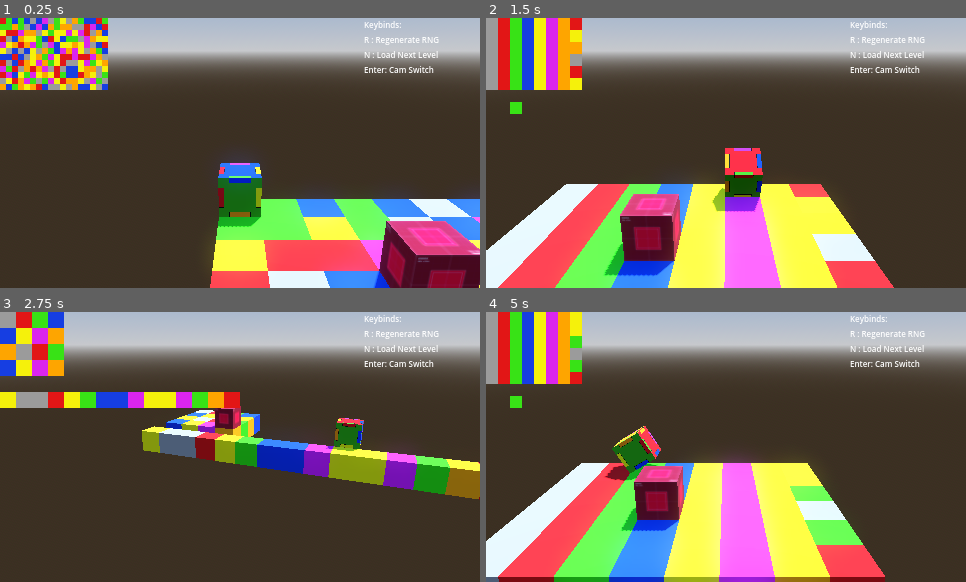
Above: before the commit, frames 1-4 (two rows, left to right).
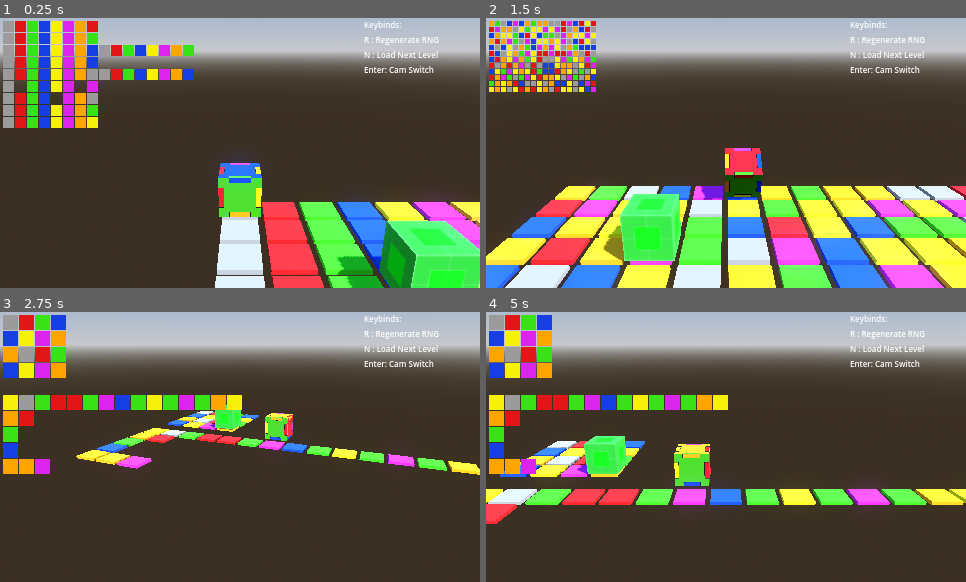
Above: after the commit, the same moments.

Repository: garrettjwilke/cu-on-pa
Game: Godot game, scene res://scenes/3d/game_base.tscn
Two runs of this game, one before a commit and one after it. Both use one fixed random seed, a clock stepped at 60 frames per second and the inputs below.
Inputs:
- Up to frame 1 (0.25 s): no input
- Up to frame 2 (1.5 s): tap Enter (ui_accept) at 0.5, 0.77 s; hold D (right) 0.53-1.28 s; tap N (level_next) at 0.6, 1.35 s; hold S (back) from 1.28 s (still down)
- Up to frame 3 (2.75 s): tap Enter (ui_accept) at 1.52 s; release S (back) at 2.03 s; hold D (right) from 2.03 s (still down); tap N (level_next) at 2.1 s
- Up to frame 4 (5 s): release D (right) at 2.78 s; hold W (forward) 2.78-3.53 s; tap N (level_next) at 2.85, 3.6, 4.35 s; tap Enter (ui_accept) at 3.02, 3.77, 4.52 s; hold A (left) from 3.53 s (still down); tap R (reset) at 4.15 s

The runs differ from the first frame. In frame 1, 27% of the frame differs, in the area x 0-100%, y 0-100%; in frame 2, 39%; in frame 3, 15%; in frame 4, 45%.

Commit message:
added collision detection

Diff:
--- a/data/defaults.json
+++ b/data/defaults.json
@@ -2,8 +2,9 @@
 	"WINDOW_TITLE" : "Cu-On-Pa",
 	"TILE_SIZE_2D" : 16,
 	"RESOLUTION": [1280,720],
+	"GAME_DIFFICULTY" : "hard",
 	"RNG_SEED" : "cu-on-pa random seed",
-	"COLOR_BLANK" : "#9B9B9B",
+	"COLOR_GRAY" : "#9B9B9B",
 	"COLOR_BLUE" : "#163ee2",
 	"COLOR_RED" : "#e21616",
 	"COLOR_GREEN" : "#38e216",
@@ -11,11 +12,15 @@
 	"COLOR_PURPLE" : "#db25ee",
 	"COLOR_ORANGE" : "#fea500",
 	"LEVEL_MATRIX" : [
-		[10,20,30,40],
+		[11,21,31,41],
 		[40,50,60,70],
 		[70,10,20,30],
 		[40,50,60,70],
 		[00,00,00,00],
-		[80,10,80,20,80,30,80,40,80,50,80,60,80,70,80]
+		[80,10,80,20,80,30,80,40,80,50,80,60,80,70,80],
+		[80,80],
+		[80],
+		[80],
+		[80,80,80]
 	],
 }
--- a/levels/LEVEL_1.json
+++ b/levels/LEVEL_1.json
@@ -1,17 +1,14 @@
 {
-	"TILE_SIZE_2D" : 6,
+	"TILE_SIZE_2D" : 12,
 	"LEVEL_MATRIX" : [
-		[80,80,80,81,80,80,80,81,80,80,80,80,81,80,80,80,80,80],
-		[80,80,80,80,81,80,80,80,81,80,80,81,80,80,80,80,80,80],
-		[80,80,80,81,80,80,80,80,81,81,80,80,80,81,81,80,80,80],
-		[80,80,81,81,80,81,80,80,81,81,81,80,80,80,81,81,80,80],
-		[80,80,80,81,81,80,80,81,81,81,81,80,80,80,80,80,80,80],
-		[81,80,80,81,80,81,81,80,80,81,81,81,81,80,81,80,80,80],
-		[80,81,81,81,80,80,80,81,81,80,81,80,80,80,80,81,80,80],
-		[81,81,81,80,81,80,80,81,81,80,80,81,81,80,80,80,80,81],
-		[80,81,80,81,81,80,80,80,81,80,80,80,81,80,80,81,80,80],
-		[80,81,81,81,81,81,81,80,80,80,80,81,81,81,81,81,80,80],
-		[81,81,81,81,81,81,81,81,81,81,80,80,80,80,80,80,80,80],
-		[80,80,80,80,80,80,80,80,80,80,80,81,81,81,81,81,81,81],
+		[10,20,30,40,50,60,70,80],
+		[10,20,30,40,50,60,70,80],
+		[10,20,30,40,50,60,70,80,10,20,30,40,50,60,70,80],
+		[10,20,30,40,50,60,70,80],
+		[10,20,30,40,50,60,70,80,10,20,30,40,50,60,70,80],
+		[10,00,30,40,50,60,00,80],
+		[10,20,30,40,00,60,70,80],
+		[10,20,30,40,50,60,70,80],
+		[10,20,30,40,50,60,70,80],
 	]
 }
--- a/levels/LEVEL_3.json
+++ b/levels/LEVEL_3.json
@@ -1,13 +1,17 @@
 {
-	"TILE_SIZE_2D" : 12,
+	"TILE_SIZE_2D" : 6,
 	"LEVEL_MATRIX" : [
-		[10,20,30,40,50,60,70,80],
-		[10,20,30,40,50,60,70,80],
-		[10,20,30,40,50,60,70,80],
-		[10,20,30,40,50,60,70,80],
-		[10,20,30,40,50,60,70,80],
-		[10,20,30,40,50,60,70,80],
-		["the parser will skip junk data like this"],
-		["sdaf","fdds","345234","hmls.hello", "a_a"]
+		[80,80,80,81,80,80,80,81,80,80,80,80,81,80,80,80,80,80],
+		[80,80,80,80,81,80,80,80,81,80,80,81,80,80,80,80,80,80],
+		[80,80,80,81,80,80,80,80,81,81,80,80,80,81,81,80,80,80],
+		[80,80,81,81,80,81,80,80,81,81,81,80,80,80,81,81,80,80],
+		[80,80,80,81,81,80,80,81,81,81,81,80,80,80,80,80,80,80],
+		[81,80,80,81,80,81,81,80,80,81,81,81,81,80,81,80,80,80],
+		[80,81,81,81,80,80,80,81,81,80,81,80,80,80,80,81,80,80],
+		[81,81,81,80,81,80,80,81,81,80,80,81,81,80,80,80,80,81],
+		[80,81,80,81,81,80,80,80,81,80,80,80,81,80,80,81,80,80],
+		[80,81,81,81,81,81,81,80,80,80,80,81,81,81,81,81,80,80],
+		[81,81,81,81,81,81,81,81,81,81,80,80,80,80,80,80,80,80],
+		[80,80,80,80,80,80,80,80,80,80,80,81,81,81,81,81,81,81],
 	]
 }
--- a/scenes/3d/block_3d.tscn
+++ b/scenes/3d/block_3d.tscn
@@ -1,9 +1,9 @@
 [gd_scene load_steps=5 format=3 uid="uid://b5pdsfy7gdqx8"]
 
-[ext_resource type="Texture2D" uid="uid://bion1uxfv5q63" path="res://textures/red_box.png" id="1_2b6b4"]
+[ext_resource type="Texture2D" uid="uid://b5fbde4s1qm5b" path="res://textures/box.png" id="1_ej5cu"]
 
 [sub_resource type="StandardMaterial3D" id="StandardMaterial3D_1sgwh"]
-albedo_texture = ExtResource("1_2b6b4")
+albedo_texture = ExtResource("1_ej5cu")
 uv1_scale = Vector3(3, 2, 1)
 
 [sub_resource type="BoxMesh" id="BoxMesh_81o67"]
--- a/scenes/3d/view_3d.tscn
+++ b/scenes/3d/view_3d.tscn
@@ -22,7 +22,7 @@
 script = ExtResource("1_wpaoh")
 
 [node name="DirectionalLight3D" type="DirectionalLight3D" parent="."]
-transform = Transform3D(-0.866025, -0.433013, 0.25, 0, 0.5, 0.866025, -0.5, 0.75, -0.433013, 0, 0, 0)
+transform = Transform3D(-0.625242, 0.600463, 0.498514, -2.22794e-16, -0.638768, 0.769399, 0.78043, 0.481061, 0.399385, 0, 0, 0)
 shadow_enabled = true
 
 [node name="WorldEnvironment" type="WorldEnvironment" parent="."]
--- a/scripts/base_2d.gd
+++ b/scripts/base_2d.gd
@@ -1,4 +1,6 @@
 extends Node2D
+
+@export var VIEW_2D: Node2D
 
 func _ready():
 	hmls.update_tiles("2d")
--- a/scripts/cube_3d.gd
+++ b/scripts/cube_3d.gd
@@ -9,12 +9,24 @@
 
 func _physics_process(_delta):
 	if Input.is_action_pressed("forward"):
+		# check if the cube can roll by checking the tiles around current cube position
+		if str(hmls.floor_check(hmls.CUBE_POSITION.x, hmls.CUBE_POSITION.y - 1)) == "stop":
+			return
 		roll(Vector3.FORWARD)
 	if Input.is_action_pressed("back"):
+		# check if the cube can roll by checking the tiles around current cube position
+		if str(hmls.floor_check(hmls.CUBE_POSITION.x, hmls.CUBE_POSITION.y + 1)) == "stop":
+			return
 		roll(Vector3.BACK)
 	if Input.is_action_pressed("right"):
+		# check if the cube can roll by checking the tiles around current cube position
+		if str(hmls.floor_check(hmls.CUBE_POSITION.x + 1, hmls.CUBE_POSITION.y)) == "stop":
+			return
 		roll(Vector3.RIGHT)
 	if Input.is_action_pressed("left"):
+		# check if the cube can roll by checking the tiles around current cube position
+		if str(hmls.floor_check(hmls.CUBE_POSITION.x - 1, hmls.CUBE_POSITION.y)) == "stop":
+			return
 		roll(Vector3.LEFT)
 	if Input.is_action_just_pressed("reset"):
 		hmls.update_tiles("reset")
--- a/scripts/hmls.gd
+++ b/scripts/hmls.gd
@@ -17,10 +17,37 @@
 # every time a tile is spawned, this NODE_COUNTER goes up
 var NODE_COUNTER = 0
 
+# get the position of the cube
 var CUBE_POSITION = Vector2()
 func update_cube_position(position):
 	CUBE_POSITION = position
 	debug_message("",str("cube position: ", CUBE_POSITION.x, " ", CUBE_POSITION.y))
+
+# checker for when cube attempts to move
+func floor_check(pos_x, pos_y):
+	# force cube to never go to negative xy
+	if pos_x < 0 || pos_y < 0:
+		return "stop"
+	# count the rows to stop the cube at the bottom of the level matrix
+	var COUNTER = -1
+	for row in LEVEL_MATRIX:
+		COUNTER += 1
+	var ROWS = COUNTER
+	if pos_y > ROWS:
+		return "stop"
+	# count the amount of cells in the current row to stop the cube at the left/right edges
+	COUNTER = -1
+	for cell in LEVEL_MATRIX[pos_y]:
+		COUNTER += 1
+	var CELLS = COUNTER
+	if pos_x > CELLS:
+		return "stop"
+	# if cube passes all stops, set the color of the next cube it is rolling into
+	var NEXT_COLOR = LEVEL_MATRIX[pos_y][pos_x]
+	# if the next color is a 00 (ZZ) then stop
+	if str(NEXT_COLOR) == "ZZ":
+		return "stop"
+	return NEXT_COLOR
 
 # to transfer the 3d level to 2d, we keep track of the CURRENT_LEVEL
 var CURRENT_LEVEL = []
@@ -42,8 +69,8 @@
 			return Vector2(DEFAULTS.RESOLUTION[0], DEFAULTS.RESOLUTION[1])
 		"LEVEL_MATRIX":
 			return DEFAULTS.LEVEL_MATRIX
-		"COLOR_BLANK":
-			return DEFAULTS.COLOR_BLANK
+		"COLOR_GRAY":
+			return DEFAULTS.COLOR_GRAY
 		"COLOR_BLUE":
 			return DEFAULTS.COLOR_BLUE
 		"COLOR_GREEN":
@@ -85,24 +112,25 @@
 var LEVEL = 0
 func update_level():
 	LEVEL += 1
+	CURRENT_LEVEL = []
 	debug_message("hmls.update_level()", str("level = ", LEVEL))
 
 # this will return COLOR and NAME
-func get_color(cell):
+func get_cell_data(cell):
 	var COLOR
 	var NAME
 	var NEW_CELL = cell
 	var ATTRIBUTE
 	# the json file has numbers that represent the colors/attributes listed here
 	# placing the sequence [1,2,3,4] will output the following colors:
-	# # blank(gray), blue, red, green
+	# # gray, blue, red, green
 	match str(cell).left(1):
 		"0":
 			COLOR = "null"
 			NAME = "null"
 		"1":
-			COLOR = get_default("COLOR_BLANK")
-			NAME = "blank"
+			COLOR = get_default("COLOR_GRAY")
+			NAME = "gray"
 		"2":
 			COLOR = get_default("COLOR_RED")
 			NAME = "red"
@@ -122,59 +150,72 @@
 			COLOR = get_default("COLOR_ORANGE")
 			NAME = "orange"
 		"8":
-			var NEW_DATA = get_color(rng(1,7))
-			NEW_CELL = NEW_DATA[2]
+			var NEW_DATA = get_cell_data(rng(1,7))
 			COLOR = NEW_DATA[0]
 			NAME = NEW_DATA[1]
-		"hmls.hello":
-			debug_message("get_color() - hmls.hello","hello")
-			COLOR = "null"
-			NAME = "null"
+			NEW_CELL = NEW_DATA[2]
 		_:
 			COLOR = "null"
 			NAME = "null"
 	# set attributes to tiles from 2nd number in cell
 	match str(cell).right(1):
 		"0":
-			ATTRIBUTE = "regular"
+			ATTRIBUTE = "default"
 		"1":
 			ATTRIBUTE = "bomb"
+		"2":
+			ATTRIBUTE = "lightning"
+		"3":
+			ATTRIBUTE = "box"
+		_:
+			ATTRIBUTE = "null"
 	return [COLOR, NAME, NEW_CELL, ATTRIBUTE]
 
 # this will spawn after the update_tiles() is ran
 func tile_spawn(x, y, MODE, cell):
-	# get_color() returns an array with html color codes and attributes
-	var CELL_DATA = get_color(cell)
+	# the get_cell_data() returns an array with html color codes and attributes
+	var CELL_DATA = get_cell_data(cell)
 	var COLOR = CELL_DATA[0]
-	# if the cell is set to RNG, then set the LEVEL_MATRIX to the new RNG number
-	# it gets the left number (which is the color)
-	if int(str(cell).left(1)) == 8:
-		# it sets the new number from the rng, but sets the old number on the right (which is the attribute)
-		LEVEL_MATRIX[y][x] = int(str(CELL_DATA[2],str(cell).right(1)))
-	# set the NAME based on the get_color function
+	# set the NAME based on the get_cell_data function
 	var NAME = CELL_DATA[1]
 	var ATTRIBUTE = CELL_DATA[3]
-	# set the CURRENT_LEVEL so the 2d view can update later
-	CURRENT_LEVEL = LEVEL_MATRIX
 	if COLOR == "null":
 		return
 	# add the tile if valid
 	NODE_COUNTER += 1
 	var CURRENT_TILE
 	if MODE == "3d":
+		# create a VIEW_3D node to attach all 3d nodes to
+		if not get_node_or_null("/root/hmls/VIEW_3D"):
+			var NODE_3D = Node3D.new()
+			NODE_3D.name = str("VIEW_3D")
+			get_node("/root/hmls").add_child(NODE_3D)
+			hmls.update_mesh_spawn_names(NODE_3D.name)
 		CURRENT_TILE = MeshInstance3D.new()
 		CURRENT_TILE.mesh = BoxMesh.new()
 		var material = StandardMaterial3D.new()
 		material.albedo_color = COLOR
 		CURRENT_TILE.mesh.surface_set_material(0, material)
-		CURRENT_TILE.position = Vector3(x, -0.5, y)
+		CURRENT_TILE.position = Vector3(x, -0.1, y)
+		CURRENT_TILE.scale = Vector3(0.85, 0.1, 0.85)
+		var COLLISION = CollisionShape3D.new()
+		COLLISION.shape = BoxShape3D.new()
+		COLLISION.name = str(x,"x",y,"_collision")
+		CURRENT_TILE.add_child(COLLISION)
+		get_node("/root/hmls/VIEW_3D").add_child(CURRENT_TILE)
 	if MODE == "2d":
+		if not get_node_or_null("/root/hmls/VIEW_2D"):
+			var NODE_2D = Node2D.new()
+			NODE_2D.name = str("VIEW_2D")
+			get_node("/root/hmls").add_child(NODE_2D)
+			hmls.update_mesh_spawn_names(NODE_2D.name)
 		CURRENT_TILE = ColorRect.new()
-		CURRENT_TILE.size = Vector2(TILE_SIZE_2D, TILE_SIZE_2D)
-		CURRENT_TILE.position = Vector2(x * TILE_SIZE_2D, y * TILE_SIZE_2D)
+		CURRENT_TILE.name = str(x,"x",y)
+		CURRENT_TILE.size = Vector2(TILE_SIZE_2D - 1, TILE_SIZE_2D - 1)
+		CURRENT_TILE.position = Vector2(x * TILE_SIZE_2D + 3, y * TILE_SIZE_2D + 3)
 		CURRENT_TILE.color = COLOR
-	CURRENT_TILE.name = str(x,"x",y,"_",NAME, "_", NODE_COUNTER)
-	add_child(CURRENT_TILE)
+		get_node("/root/hmls/VIEW_2D").add_child(CURRENT_TILE)
+	CURRENT_TILE.name = str(x,"x",y)
 	update_mesh_spawn_names(CURRENT_TILE.name)
 
 # this is the first function to run to spawn tiles
@@ -200,8 +241,8 @@
 			LEVEL_MATRIX = get_default("LEVEL_MATRIX")
 	# if reset, then delete all nodes and update_tiles for 3d and 2d
 	if MODE == "reset":
-		for i in mesh_spawn_names:
-			remove_child(get_node(str(i)))
+		remove_child(get_node("/root/hmls/VIEW_2D"))
+		remove_child(get_node("/root/hmls/VIEW_3D"))
 		update_mesh_spawn_names("!!delete")
 		# set CURRENT_LEVEL to empty and fill it with 2d, then 3d
 		CURRENT_LEVEL = []
@@ -212,13 +253,24 @@
 		# this is so that when we draw the 2d tiles, none of the RNG is re-generated
 		if CURRENT_LEVEL != []:
 			LEVEL_MATRIX = CURRENT_LEVEL
-			debug_message("current level", CURRENT_LEVEL)
 		# spawn individual tiles
 		var x = 0
 		var y = 0
 		for row in LEVEL_MATRIX:
 			for cell in row:
-				tile_spawn(x, y, MODE, cell)
+				# check if level has RNG values set
+				var NEW_CELL = int(cell)
+				if NEW_CELL == 0:
+					NEW_CELL = "ZZ"
+					LEVEL_MATRIX[y][x] = NEW_CELL
+				if int(str(cell).left(1)) == 8:
+					# if level has RNG values set, change the cell to the new RNG value
+					NEW_CELL = int(str(rng(1, 7),str(cell).right(1)))
+					# set the NEW_CELL value to the LEVEL_MATRIX
+					LEVEL_MATRIX[y][x] = int(str(NEW_CELL))
+				# set CURRENT_LEVEL so that when 2d level is spawned, the RNG stays the same
+				CURRENT_LEVEL = LEVEL_MATRIX
+				tile_spawn(x, y, MODE, NEW_CELL)
 				# increment x so the next cell will be read correctly
 				x += 1
 			# set x back to 0 and increment y to read the next row
Binary file added: textures/box.png
Not shown, added: textures/box.png.import
Binary file added: textures/cube_hard.png
Not shown, changed: textures/cube_hard.png.import
Binary file removed: textures/red_box.png
Not shown, changed: textures/cube_easy.kra
Not shown, added: textures/source_box.kra
